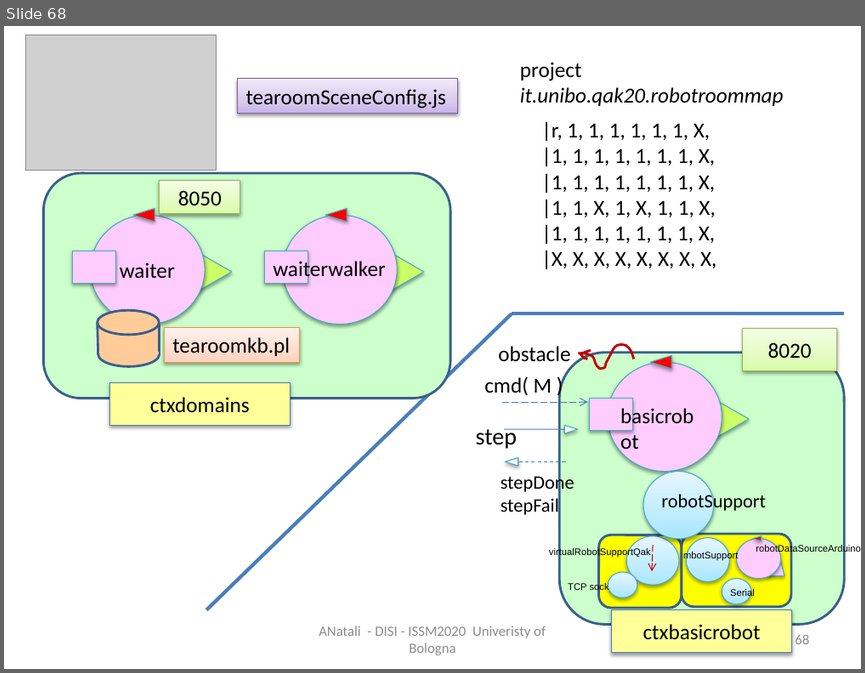
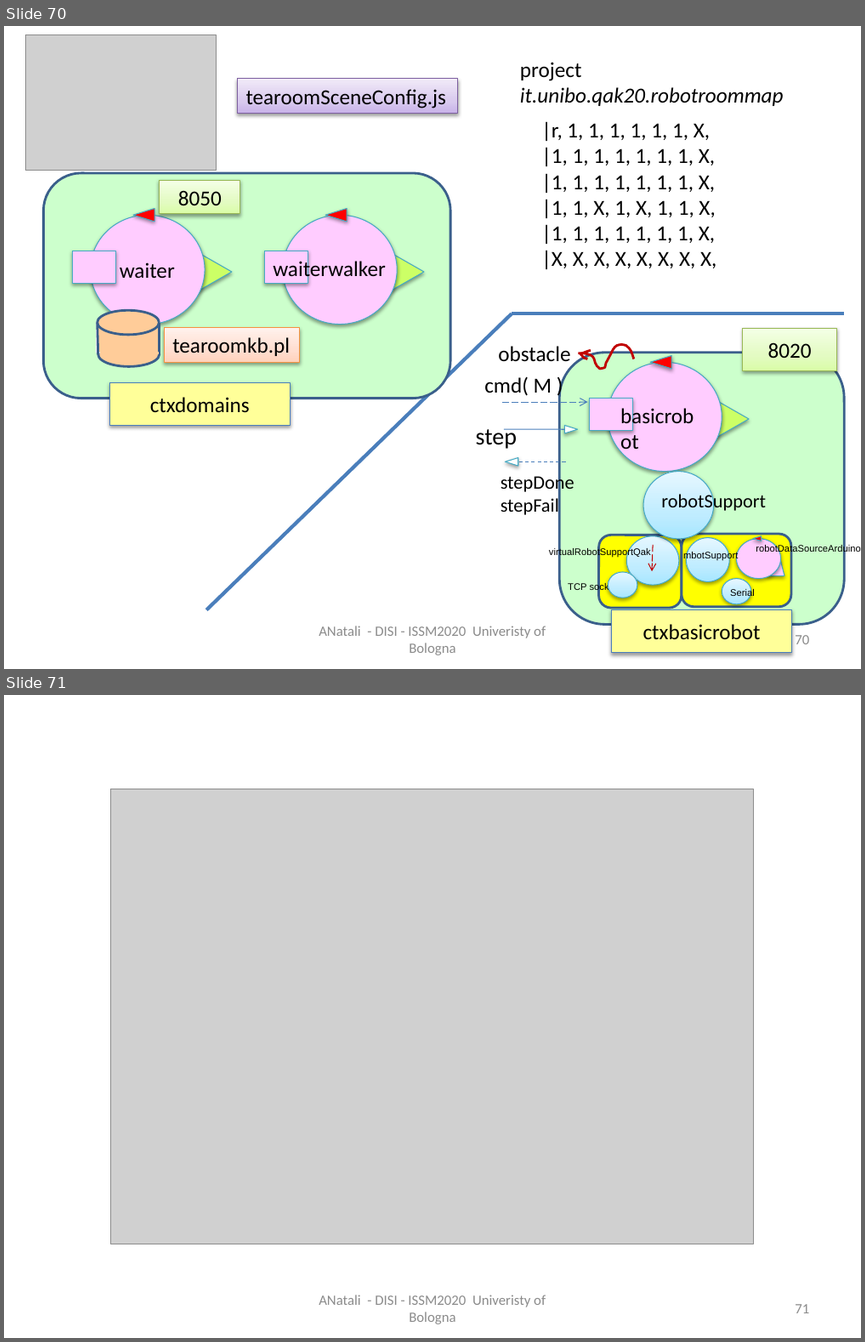
Before and after one commit to anatali/iss2020LabBo, a slide deck: it.unibo.issLabStart/userDocs/ISSM2020Figs.pptx. Shown one above the other, each under a label of ours: slide 68 before the commit, slides 70 and 71 after it. The pictures are 865x673 and 865x1342 pixels, drawn with LibreOffice and Linux fonts; fonts in the diff are those of the drawing; grey boxes stand for pictures. Boxes give left, top, right and bottom in pixels: in the first picture for what was removed or moved away, otherwise in the second. Text is boxed around its words. In the diff, an @@ line names an element or a change of style, - is before the commit and + after.

```diff
--- a/it.unibo.issLabStart/userDocs/ISSM2020Figs.pptx
+++ b/it.unibo.issLabStart/userDocs/ISSM2020Figs.pptx
@@ slide 71 added at bbox=[4, 695, 861, 1338], background #FFFFFF @@
@@ picture added at bbox=[111, 789, 754, 1243] @@
@@ text added at bbox=[318, 1294, 545, 1324], 12 pt, text #8C8C8C @@
+ANatali - DISI - ISSM2020 Univeristy of Bologna
@@ page number added at bbox=[794, 1304, 809, 1313], 12 pt, text #8C8C8C @@
+71
@@ what was slide 68 is now slide 70 @@
@@ page number at bbox=[794, 635, 809, 644]: text changed @@
-68
+70
```
Also in this commit, not shown: 2 other slides added, 20 other files.
